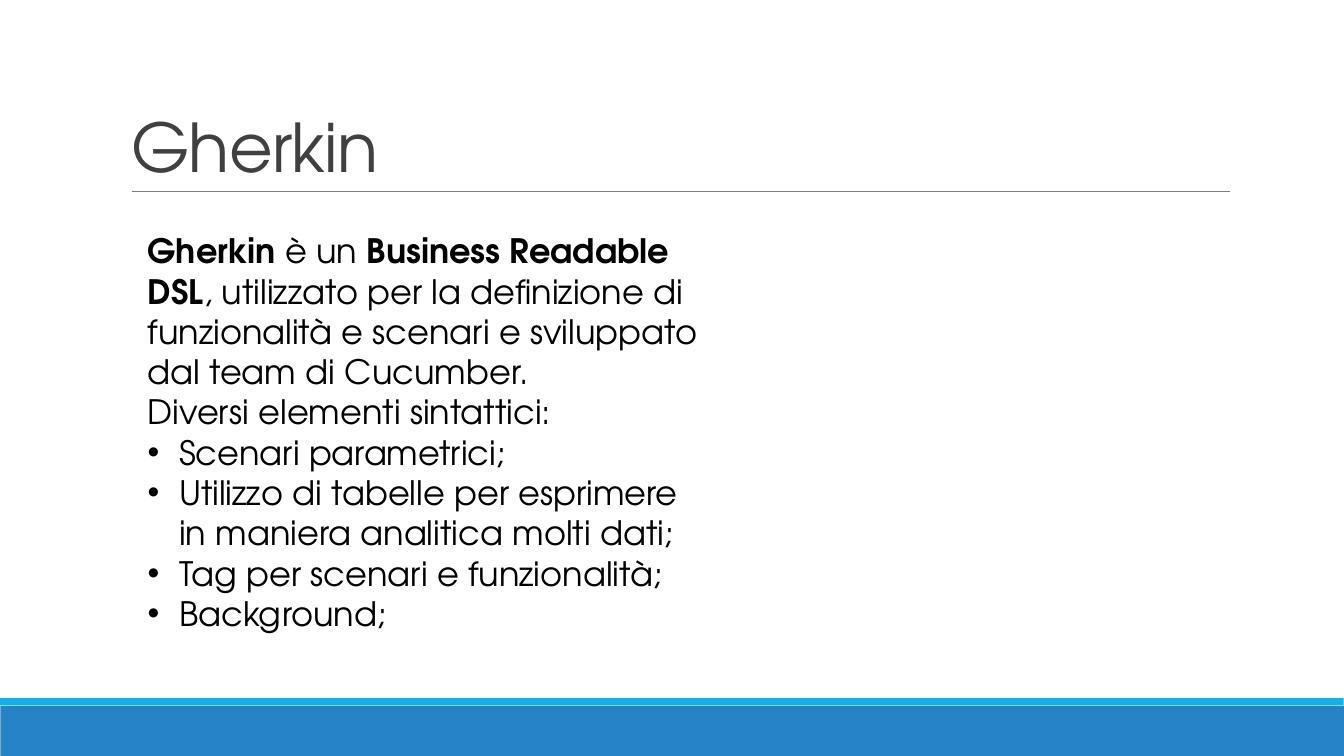
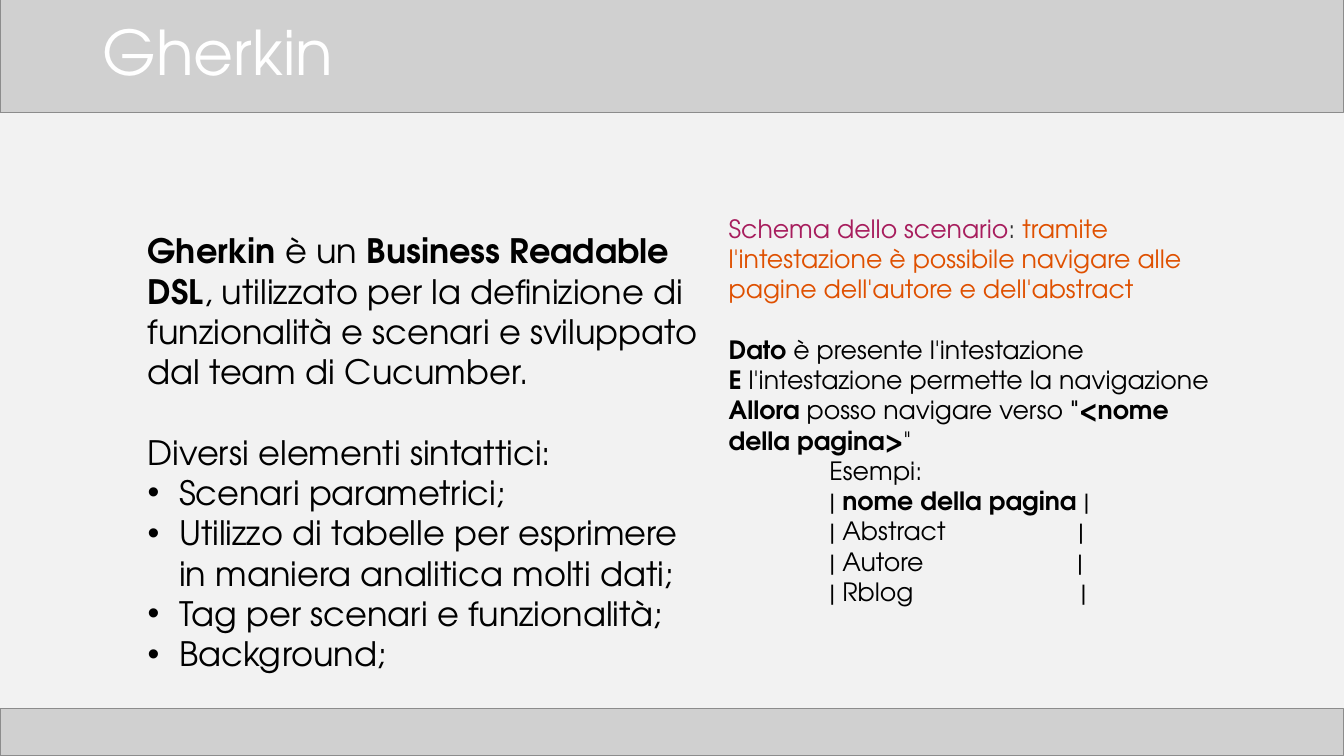
Before and after one commit to TTia/xblog-thesis, a slide deck: slide 14 of Presentazione.pptx. Drawn at 1344x756 pixels with LibreOffice and Linux fonts; fonts in the diff are those of the drawing; grey boxes stand for pictures. Boxes give left, top, right and bottom in pixels: in the first picture for what was removed or moved away, otherwise in the second. Text is boxed around its words. In the diff, an @@ line names an element or a change of style, - is before the commit and + after.

```diff
--- a/Presentazione.pptx
+++ b/Presentazione.pptx
@@ background #FFFFFF to #F2F2F2 @@
@@ picture added at (x1=0, y1=0, x2=1344, y2=112) @@
@@ title "Gherkin" moved from (x1=131, y1=121, x2=378, y2=192) to (x1=102, y1=29, x2=333, y2=75) @@
@@ title "Gherkin" at (x1=102, y1=29, x2=333, y2=75): size 48 to 44 pt, text colour #404040 to #FFFFFF, letter spacing -0.5 to 0 pt; line spacing 0.85 to 0.9; vertical alignment bottom to middle @@
@@ line removed from (132, 192) to (1231, 192) @@
@@ text "Gherkin è un Business Readable ..." rewrapped from (x1=148, y1=237, x2=697, y2=634) to (x1=148, y1=237, x2=697, y2=674) @@
@@ text added at (x1=729, y1=219, x2=1209, y2=607), 18 pt, text #000000 @@
+Schema dello scenario: tramite l'intestazione è possibile navigare alle pagine dell'autore e dell'abstract
+Dato è presente l'intestazione
+E l'intestazione permette la navigazione
+Allora posso navigare verso "<nome della pagina>"
+Esempi:
+| nome della pagina |
+| Abstract |
+| Autore |
+| Rblog |
@@ rectangle removed at (x1=0, y1=706, x2=1344, y2=756) @@
@@ rectangle removed at (x1=0, y1=699, x2=1344, y2=706) @@
@@ picture added at (x1=0, y1=709, x2=1344, y2=756) @@
```
Also in this commit, not shown: 20 other slides changed, 4 other files.
